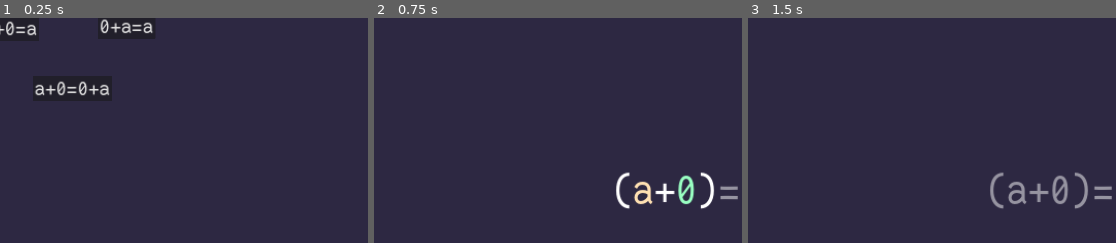
Above: before the commit, frames 1-3 (left to right).
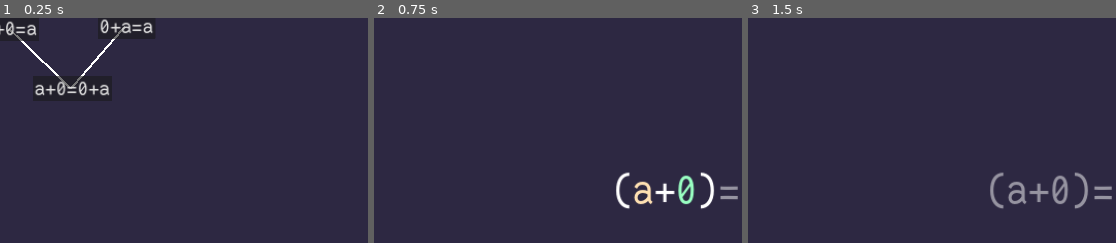
Above: after the commit, the same moments.

Repository: theoahfeldt/emperical-maths
Game: Godot game, scene res://main.tscn
Same seed, same stepped clock (60 frames per second), same inputs: the game is played once before the commit and once after it.
Inputs:
- Up to frame 1 (0.25 s): no input
- Up to frame 2 (0.75 s): click "a+0=a" at 0.5 s
- Up to frame 3 (1.5 s): tap Enter (expression_confirm) at 1.25, 1.35 s; hold Right (expression_right) from 1.28 s (still down)
The pictures show only the part of the screen within x 3-53%, y 12-62%; the shares and areas given below are measured in that part.

The runs differ from the first frame. In frame 1, 0.4% of the frame differs, in the area x 2-34%, y 3-32%; in frame 2, nothing differs; in frame 3, nothing differs.

Commit message:
Add lines to show dependencies between levels in level select menu

Diff:
--- a/game/ui/level_button.gd
+++ b/game/ui/level_button.gd
@@ -3,3 +3,4 @@
 
 
 @export var assertion: Assertion
+@export var dependencies: Array[LevelButton]
--- a/game/ui/level_select_menu.gd
+++ b/game/ui/level_select_menu.gd
@@ -1,3 +1,4 @@
+@tool
 class_name LevelSelectMenu
 extends ScrollContainer
 
@@ -11,5 +12,22 @@
 				func(): _on_level_button_pressed(button.assertion))
 
 
+func _process(_delta: float) -> void:
+	if Engine.is_editor_hint():
+		queue_redraw()
+
+
+func _draw() -> void:
+	for button: LevelButton in get_tree().get_nodes_in_group("level_buttons"):
+		_draw_dependencies(button)
+
+
+func _draw_dependencies(button: LevelButton) -> void:
+	var button_center: Vector2 = button.get_global_rect().get_center()
+	for dependency in button.dependencies:
+		var dependency_center: Vector2 = dependency.get_global_rect().get_center()
+		draw_line(dependency_center, button_center, Color.WHITE, 5)
+
+
 func _on_level_button_pressed(assertion: Resource) -> void:
 	selected.emit(assertion)
--- a/game/ui/level_select_menu.tscn
+++ b/game/ui/level_select_menu.tscn
@@ -47,3 +47,4 @@
 offset_bottom = 325.0
 text = "a+0=0+a"
 assertion = ExtResource("3_b86hu")
+dependencies = [NodePath("../a+0=a"), NodePath("../0+a=a")]
